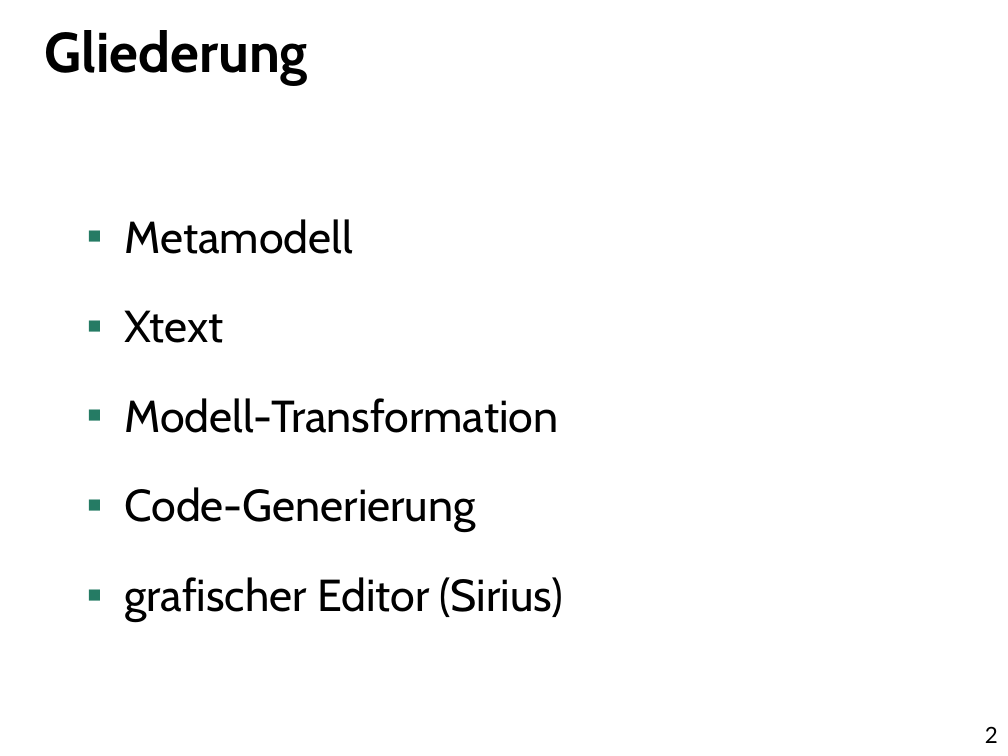
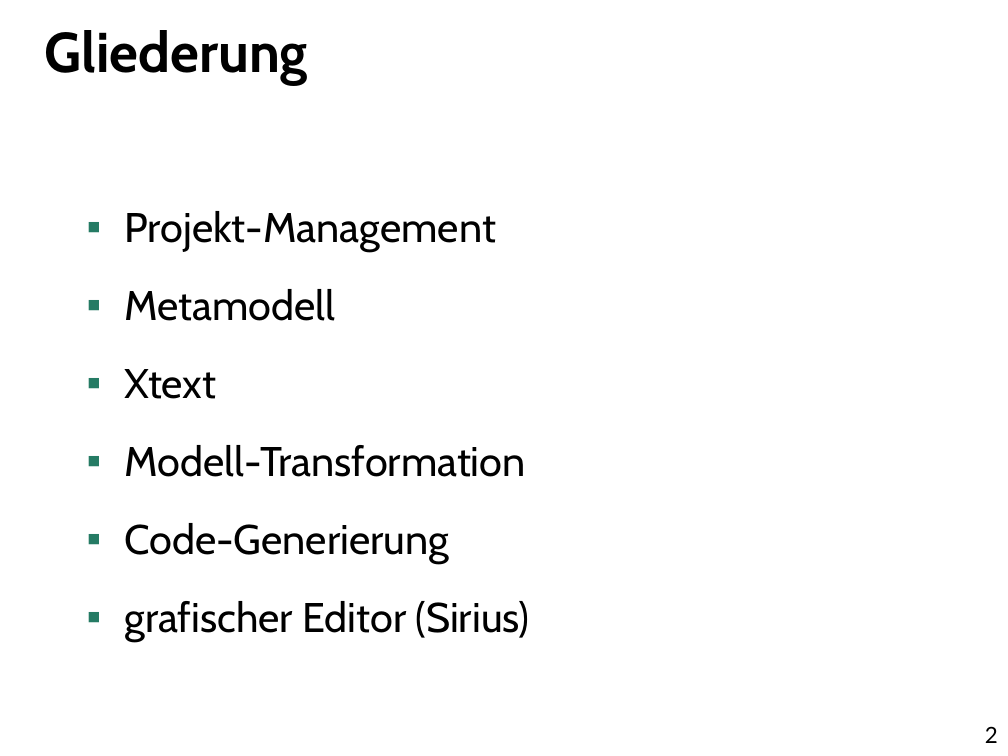
Before and after one commit to uwecl/MDSD-Praktikum, a slide deck: slide 2 of presentation/MDSD-Abschlusspraesentation.pptx. Drawn at 1008x756 pixels with LibreOffice and Linux fonts; fonts in the diff are those of the drawing. Boxes give left, top, right and bottom in pixels: in the first picture for what was removed or moved away, otherwise in the second. Text is boxed around its words. In the diff, an @@ line names an element or a change of style, - is before the commit and + after.

```diff
--- a/presentation/MDSD-Abschlusspraesentation.pptx
+++ b/presentation/MDSD-Abschlusspraesentation.pptx
@@ text at (124,211,496,252): paragraph added @@
+▪ Projekt-Management
@@ text at (124,289,530,641): size 32 to 29.6 pt in "Metamodell", "Xtext", "Modell-Transformation", "Code-Generierung" and 1 more places; line spacing 1.5 to 1.4 @@
```
Also in this commit, not shown: 1 other slide changed, 4 slides added.
